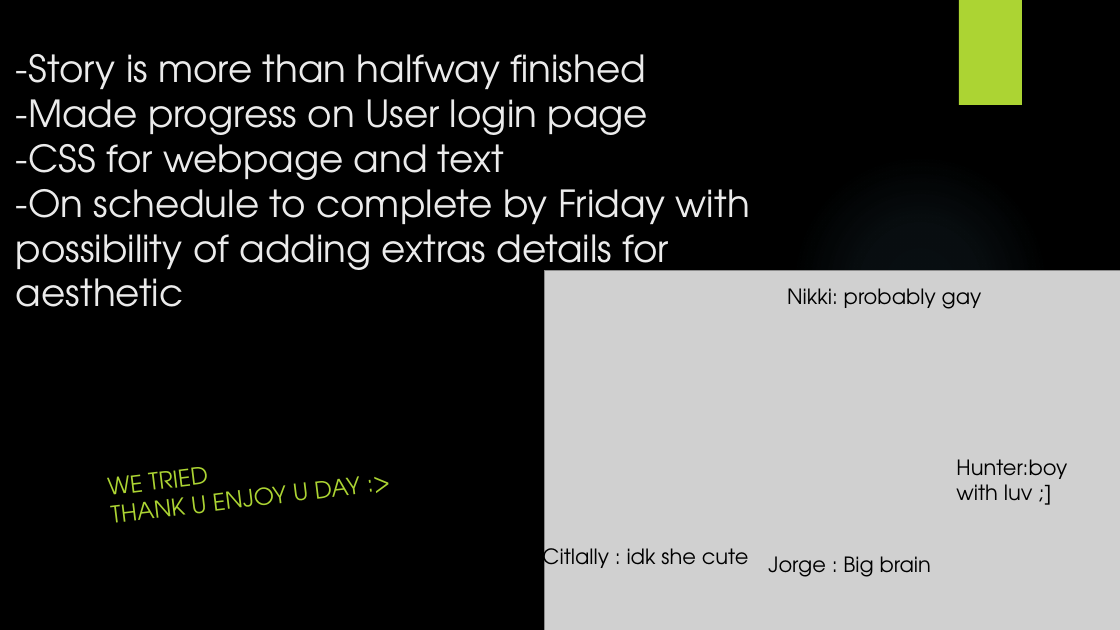
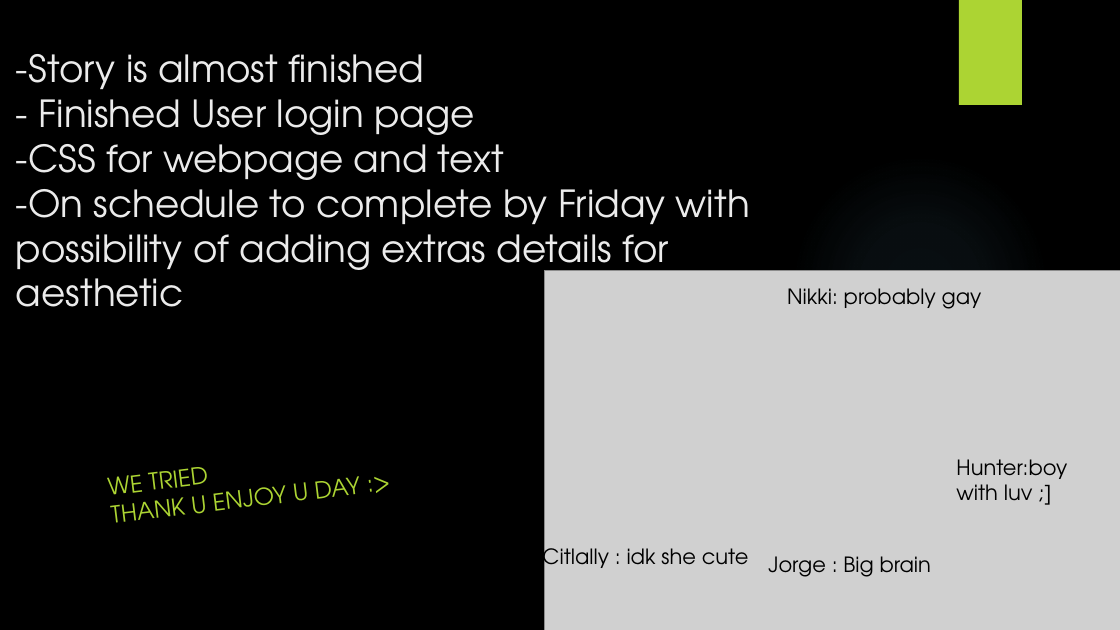
Before and after one commit to jamesbertel/CSSI2019-Team1-ButterflyEffect, a slide deck: slide 2 of Companion_day3.pptx. Drawn at 1120x630 pixels with LibreOffice and Linux fonts; fonts in the diff are those of the drawing; grey boxes stand for pictures; background and template pictures are left out. Boxes give left, top, right and bottom in pixels: in the first picture for what was removed or moved away, otherwise in the second. Text is boxed around its words. In the diff, an @@ line names an element or a change of style, - is before the commit and + after.

Commit message:
uuu

```diff
--- a/Companion_day3.pptx
+++ b/Companion_day3.pptx
@@ title at [16, 54, 750, 307]: text changed @@
--Story is more than halfway finished
--Made progress on User login page
--CSS for webpage and text
--On schedule to complete by Friday with possibility of adding extras details for aesthetic
+-Story is almost finished
+- Finished User login page
+-CSS for webpage and text
+-On schedule to complete by Friday with possibility of adding extras details for aesthetic
```
